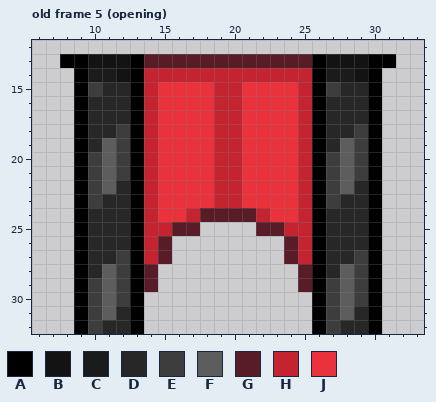
One commit to this pixel-art file: BurningKnight/Content/Animations/challenge_door.ase. The picture above is the old version.
40x33 pixels, 6 frames. Shown: old frame 5 (opening): x 6..33, y 12..32. The commit also changed other frames, which this record leaves out.
Palette (. is transparent): A #000000  B #131313  C #1b1b1b  D #272727  E #3d3d3d  F #5d5d5d  G #571c27  H #c42430  J #ea323c
Pixels before, old frame 5 (opening), first column x 8:
13 AABBBAGGGGGGGGGGGGABBBAA
14 .ACCBAHHHHHHHHHHHHACCBA.
15 .AEDDAHJJJJHHJJJJHAEDDA.
16 .ADDDAHJJJJHHJJJJHADDDA.
17 .ADDDAHJJJJHHJJJJHADDDA.
18 .ADDEAHJJJJHHJJJJHADDEA.
19 .ADFEAHJJJJHHJJJJHADFEA.
20 .AEFEAHJJJJHHJJJJHAEFEA.
21 .AEFEAHJJJJHHJJJJHAEFEA.
22 .AEFDAHJJJJHHJJJJHAEFDA.
23 .AEDDAHJJJJHHJJJJHAEDDA.
24 .ADDDAHJJHGGGGHJJHADDDA.
25 .ADDDAHHGG....GGHHADDDA.
26 .ADDDAHG........GHADDDA.
27 .ADDEAHG........GHADDEA.
28 .ADFEAG..........GADFEA.
29 .AEFEAG..........GAEFEA.
30 .AEFEA............AEFEA.
31 .AEFDA............AEFDA.
32 .AEDDA............AEDDA.
The same view after the edit:
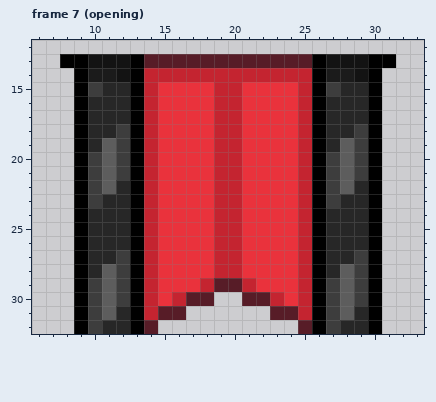
Log entry: Auto opening doors
The edit:
frames 6 -> 10
Changed rows in their new state; - is an unchanged pixel.
Frame 7 (opening) against old frame 5 (opening):
first column x 14:
24 ---JJHHJJ---
25 -JJJJHHJJJJ-
26 -JJJJHHJJJJ-
27 -JJJJHHJJJJ-
28 HJJJJHHJJJJH
29 HJJJHGGHJJJH
30 HJHGG--GGHJH
31 HGG------GGH
32 G----------G
Where, in picture pixels (left, top, right, bottom), the same in both pictures:
changed: (144, 208, 312, 334)
